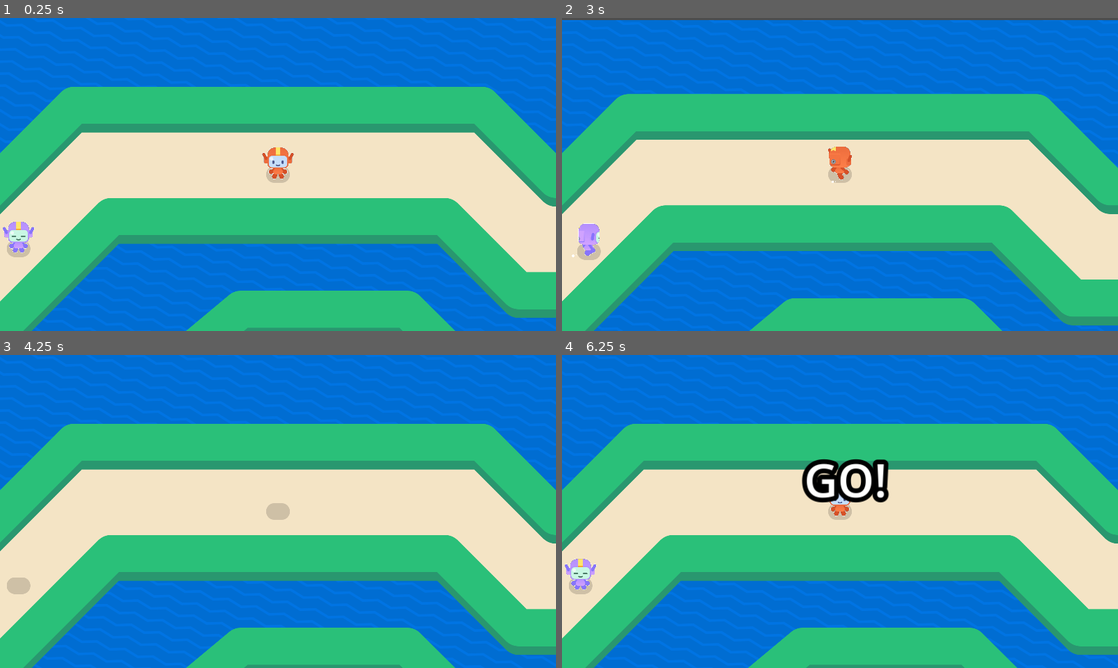
Above: before the commit, frames 1-4 (two rows, left to right).
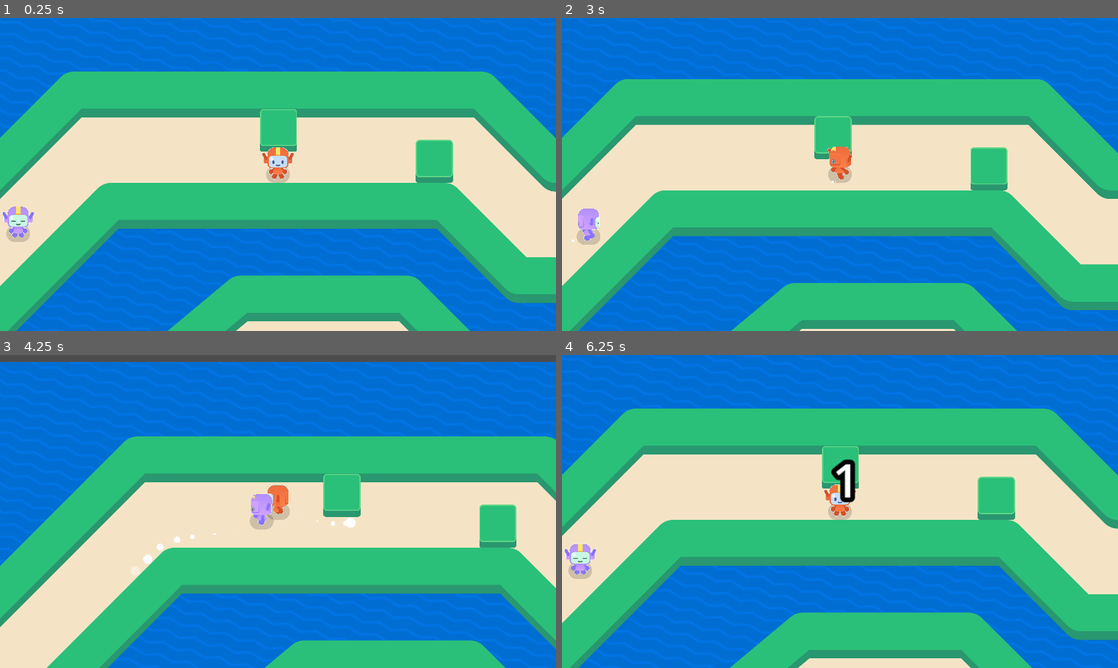
Above: after the commit, the same moments.

Repository: monkeytickler812/2d-GameDev-Course
Game: Godot game, scene res://lessons/game.tscn
Two runs of this game, one before a commit and one after it. Both use one fixed random seed, a clock stepped at 60 frames per second and the inputs below.
Inputs (mouse positions are in pixels of both pictures, inside the frame that each line leads up to):
- Up to frame 1 (0.25 s): no input
- Up to frame 2 (3 s): tap Enter at 0.5 s; move the mouse to (962, 158) at 0.52 s; hold Right (move_right) 0.53-1.28 s; tap Z every 0.75 s from 0.6 to 2.85 s; click (962, 158) at 0.67 s; tap Space at 0.77, 1.52 s; move the mouse to (728, 190) at 1.27 s; hold Down (move_down) 1.28-2.03 s; move the mouse to (895, 105) at 2.02 s; hold Right (move_right) 2.03-2.78 s; move the mouse to (812, 237) at 2.77 s; hold Up (move_up) from 2.78 s (still down); click (812, 237) at 2.92 s
- Up to frame 3 (4.25 s): tap Space at 3.02, 3.77 s; move the mouse to (444, 558) at 3.52 s; release Up (move_up) at 3.53 s; hold Left (move_left) from 3.53 s (still down); tap Z at 3.6 s
- Up to frame 4 (6.25 s): move the mouse to (673, 464) at 4.27 s; tap Z at 4.35, 5.1, 5.85 s; tap Space at 4.52, 6.02 s; move the mouse to (867, 511) at 5.02 s; release Left (move_left) at 5.03 s; hold Down (move_down) 5.03-5.78 s; click (867, 511) at 5.17 s; move the mouse to (756, 433) at 5.77 s; hold Right (move_right) from 5.78 s (still down)

The runs differ from the first frame. In frame 1, 31% of the frame differs, in the area x 0-100%, y 17-100%; in frame 2, 30%; in frame 3, 45%, in the area x 0-100%, y 0-100%; in frame 4, 32%.

Commit message:
L15 complete

Diff:
--- a/M09.top_down_movement_workbook/lessons/bouncer.gd
+++ b/M09.top_down_movement_workbook/lessons/bouncer.gd
@@ -6,11 +6,12 @@
 @export var acceleration := 1200.0
 ## How much speed is lost per second when the player releases all movement keys
 @export var deceleration := 1080.0
+@export var avoidance_strength := 350.0
 
 @onready var _dust: GPUParticles2D = %Dust
 @onready var _runner_visual: RunnerVisual = %RunnerVisualPurple
-
 @onready var _hit_box: Area2D = %HitBox
+@onready var _raycasts: Node2D = %Raycasts
 
 
 func _ready() -> void:
@@ -18,6 +19,8 @@
 		if body is Runner:
 			get_tree().call_deferred("reload_current_scene")
 	)
+	for raycast: RayCast2D in _raycasts.get_children():
+		raycast.add_exception(self)
 
 
 func _physics_process(delta: float) -> void:
@@ -26,12 +29,14 @@
 	var speed := max_speed if distance > 100 else max_speed * distance / 100
 
 	var desired_velocity := direction * speed
+	desired_velocity += calculate_avoidance_force()
+
 	velocity = velocity.move_toward(desired_velocity, acceleration * delta)
 	move_and_slide()
 
 	if velocity.length() > 10.0:
-		var angle := rotate_toward(_runner_visual.angle, direction.orthogonal().angle(), 8.0 * delta)
-		_runner_visual.angle = angle
+		_runner_visual.angle = rotate_toward(_runner_visual.angle, direction.orthogonal().angle(), 8.0 * delta)
+		_raycasts.rotation = _runner_visual.angle
 
 		var current_speed_percent := velocity.length() / max_speed
 		_runner_visual.animation_name = (
@@ -48,3 +53,22 @@
 
 func get_global_player_position() -> Vector2:
 	return get_tree().root.get_node("Game/Runner").global_position
+
+
+## Returns a vector that represents the direction to avoid obstacles
+func calculate_avoidance_force() -> Vector2:
+	var avoidance_force := Vector2.ZERO
+
+	for raycast: RayCast2D in _raycasts.get_children():
+		if raycast.is_colliding():
+			var collision_position := raycast.get_collision_point()
+			var direction_away_from_obstacle := collision_position.direction_to(raycast.global_position)
+
+			# The more the raycast is into the obstacle, the more we want to push away from the obstacle.
+			var ray_length := raycast.target_position.length()
+			var intensity := 1.0 - collision_position.distance_to(raycast.global_position) / ray_length
+
+			var force := direction_away_from_obstacle * avoidance_strength * intensity
+			avoidance_force += force
+
+	return avoidance_force
--- a/M09.top_down_movement_workbook/lessons/bouncer.tscn
+++ b/M09.top_down_movement_workbook/lessons/bouncer.tscn
@@ -85,3 +85,15 @@
 [node name="CollisionShape2D" type="CollisionShape2D" parent="HitBox"]
 position = Vector2(0, -34)
 shape = SubResource("CircleShape2D_n5swy")
+
+[node name="Raycasts" type="Node2D" parent="."]
+unique_name_in_owner = true
+position = Vector2(0, -34)
+
+[node name="RayCast2D" type="RayCast2D" parent="Raycasts"]
+rotation = 0.805993
+target_position = Vector2(100, 0)
+
+[node name="RayCast2D2" type="RayCast2D" parent="Raycasts"]
+rotation = 2.3504
+target_position = Vector2(100, 0)
--- a/M09.top_down_movement_workbook/lessons/game.tscn
+++ b/M09.top_down_movement_workbook/lessons/game.tscn
@@ -1,8 +1,9 @@
-[gd_scene load_steps=10 format=3 uid="uid://cbo0lvmuwjmod"]
+[gd_scene load_steps=11 format=3 uid="uid://cbo0lvmuwjmod"]
 
 [ext_resource type="PackedScene" uid="uid://be4o4t7xst17m" path="res://lessons/runner.tscn" id="1_f3duu"]
 [ext_resource type="Script" path="res://lessons/game.gd" id="1_un34e"]
 [ext_resource type="Texture2D" uid="uid://5vl7p0xb7nd8" path="res://assets/circuit_background.png" id="1_yad3n"]
+[ext_resource type="PackedScene" uid="uid://sy4gm0c4mooa" path="res://lessons/simple_obstacle.tscn" id="2_tjs2p"]
 [ext_resource type="PackedScene" uid="uid://45bg26t1s6hs" path="res://lessons/circuit.tscn" id="4_plnoo"]
 [ext_resource type="PackedScene" uid="uid://xl56q8amb611" path="res://assets/finish_line/finish_line.tscn" id="5_p2fie"]
 [ext_resource type="PackedScene" uid="uid://d4nrmd4e8mnbh" path="res://lessons/bouncer.tscn" id="5_u0ujl"]
@@ -30,7 +31,7 @@
 [node name="Runner" parent="." instance=ExtResource("1_f3duu")]
 unique_name_in_owner = true
 process_mode = 1
-position = Vector2(1920, 768)
+position = Vector2(1921, 820)
 
 [node name="Bouncer" parent="." instance=ExtResource("5_u0ujl")]
 unique_name_in_owner = true
@@ -68,3 +69,12 @@
 [node name="PauseScreen" parent="CanvasLayer" instance=ExtResource("9_qmqfx")]
 unique_name_in_owner = true
 visible = false
+
+[node name="SimpleObstacle" parent="." instance=ExtResource("2_tjs2p")]
+position = Vector2(1923, 577)
+
+[node name="SimpleObstacle2" parent="." instance=ExtResource("2_tjs2p")]
+position = Vector2(2461, 684)
+
+[node name="SimpleObstacle3" parent="." instance=ExtResource("2_tjs2p")]
+position = Vector2(3044, 861)
--- a/M09.top_down_movement_workbook/lessons/raycast_test.tscn
+++ b/M09.top_down_movement_workbook/lessons/raycast_test.tscn
@@ -1,9 +1,11 @@
-[gd_scene load_steps=3 format=3 uid="uid://ckg351xd6cirx"]
+[gd_scene load_steps=5 format=3 uid="uid://da234uly754eo"]
 
 [ext_resource type="Script" path="res://ray_cast_2d.gd" id="1_ev5f8"]
 [ext_resource type="PackedScene" uid="uid://sy4gm0c4mooa" path="res://lessons/simple_obstacle.tscn" id="2_f32xs"]
+[ext_resource type="PackedScene" uid="uid://d4nrmd4e8mnbh" path="res://lessons/bouncer.tscn" id="3_p4b1q"]
+[ext_resource type="PackedScene" uid="uid://be4o4t7xst17m" path="res://lessons/runner.tscn" id="4_vkyyq"]
 
-[node name="RaycastTest" type="Node2D"]
+[node name="Game" type="Node2D"]
 
 [node name="RayCast2D" type="RayCast2D" parent="."]
 position = Vector2(861, 480)
@@ -12,3 +14,18 @@
 
 [node name="SimpleObstacle" parent="." instance=ExtResource("2_f32xs")]
 position = Vector2(1057, 409)
+
+[node name="SimpleObstacle2" parent="." instance=ExtResource("2_f32xs")]
+position = Vector2(1201, 174)
+
+[node name="SimpleObstacle3" parent="." instance=ExtResource("2_f32xs")]
+position = Vector2(705, 334)
+
+[node name="SimpleObstacle4" parent="." instance=ExtResource("2_f32xs")]
+position = Vector2(837, 710)
+
+[node name="Bouncer" parent="." instance=ExtResource("3_p4b1q")]
+position = Vector2(453, 578)
+
+[node name="Runner" parent="." instance=ExtResource("4_vkyyq")]
+position = Vector2(1495, 806)
